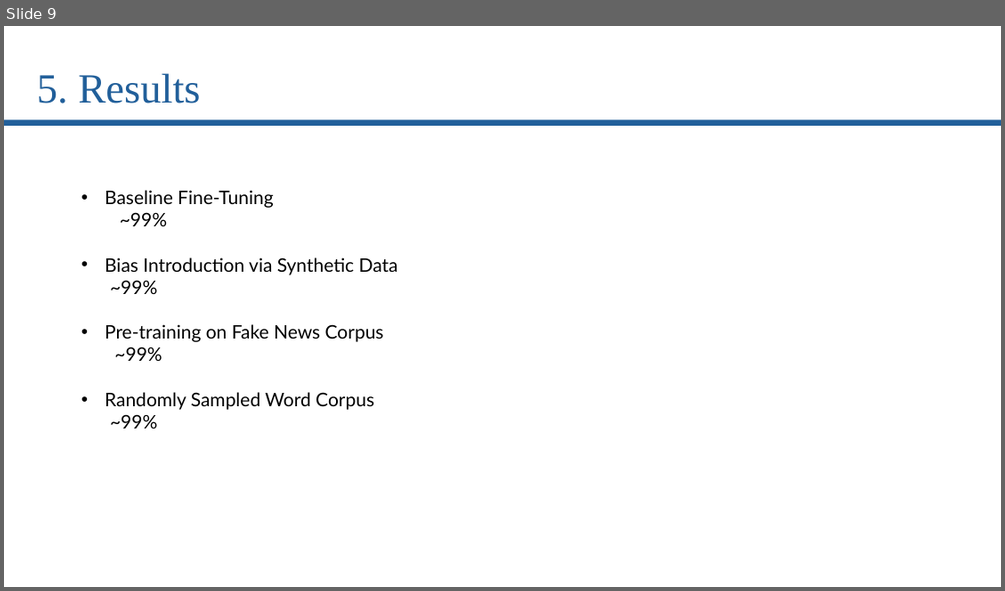
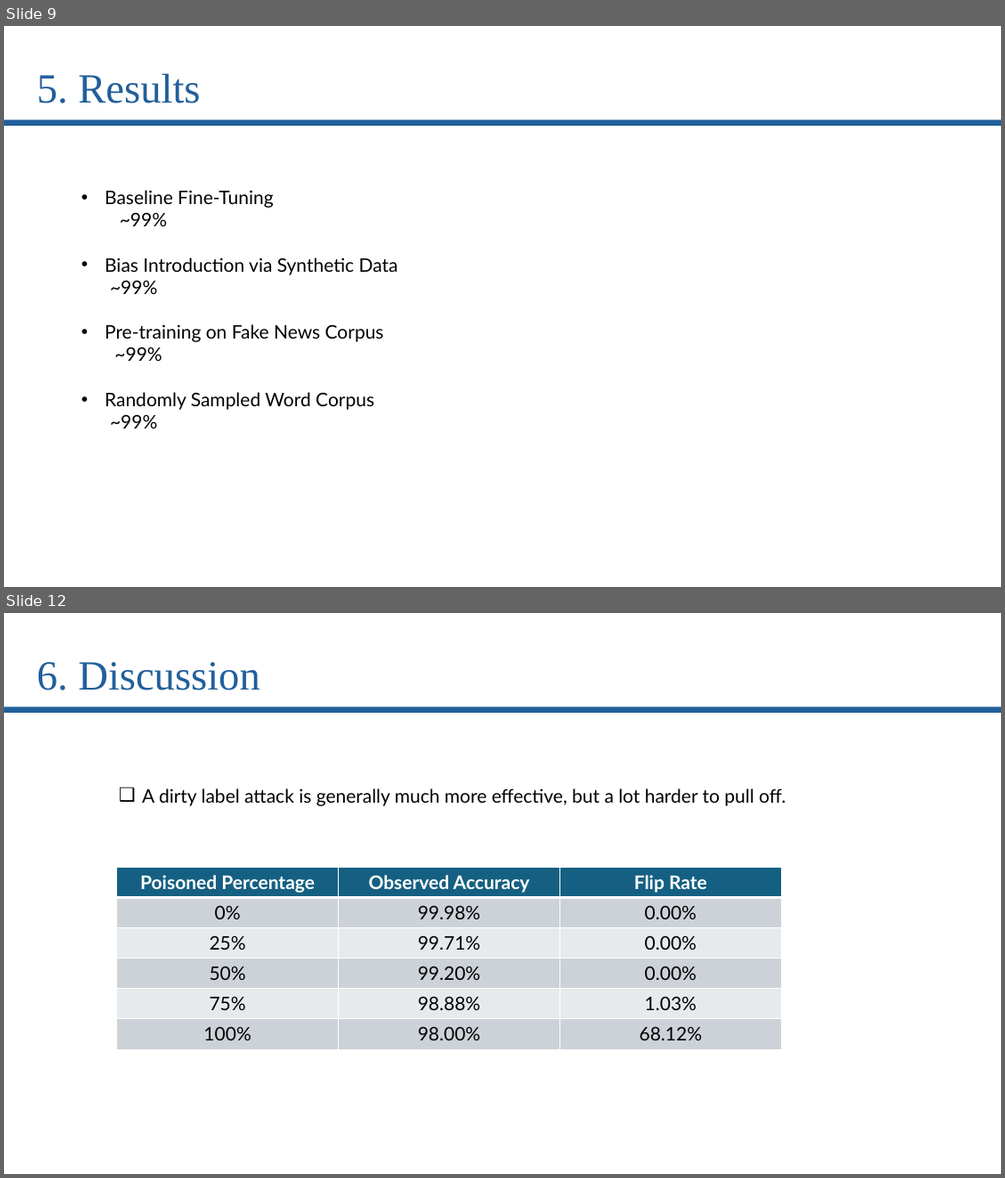
Before and after one commit to Tiny-Quant/CS-7322-NLP-Final-Project, a slide deck: project presentation.pptx. Shown one above the other, each under a label of ours: slide 9 before the commit, slides 9 and 12 after it; the slides between them are not shown. The pictures are 1005x591 and 1005x1178 pixels, drawn with LibreOffice and Linux fonts; fonts in the diff are those of the drawing. Boxes give left, top, right and bottom in pixels: in the first picture for what was removed or moved away, otherwise in the second. Text is boxed around its words. In the diff, an @@ line names an element or a change of style, - is before the commit and + after.

```diff
--- a/project presentation.pptx
+++ b/project presentation.pptx
@@ slide 12 added at (4,613,1001,1174), background #FFFFFF @@
@@ text added at (37,662,260,690), 40 pt, text #215F9A @@
+6. Discussion
@@ rounded rectangle added at (4,706,1001,714), fill #215F9A, outline #FFFFFF 2 pt @@
@@ text added at (142,788,785,806), 18 pt, text #000000 @@
+  ❑ A dirty label attack is generally much more effective, but a lot harder to pull off.
@@ table added at (117,868,781,1049), 6 rows, 3 columns @@
+Poisoned Percentage | Observed Accuracy | Flip Rate
+0% | 99.98% | 0.00%
+25% | 99.71% | 0.00%
+50% | 99.20% | 0.00%
+75% | 98.88% | 1.03%
+100% | 98.00% | 68.12%
```
Also in this commit, not shown: 1 slide changed, 2 other slides added, 3 other files.
